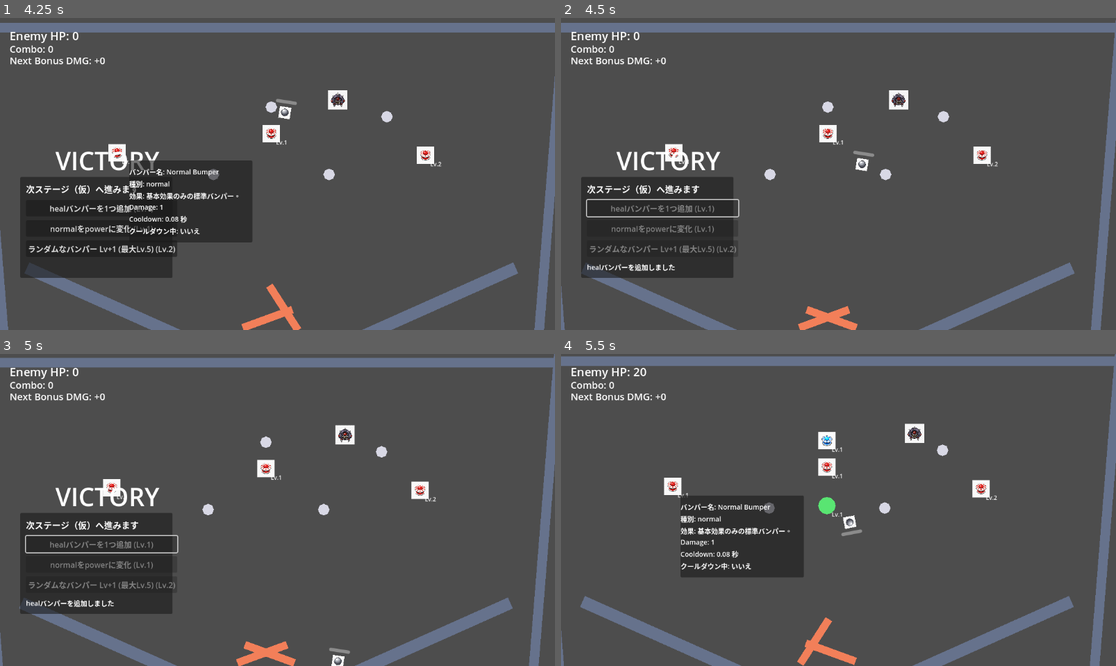
Above: before the commit, frames 1-4 (two rows, left to right).
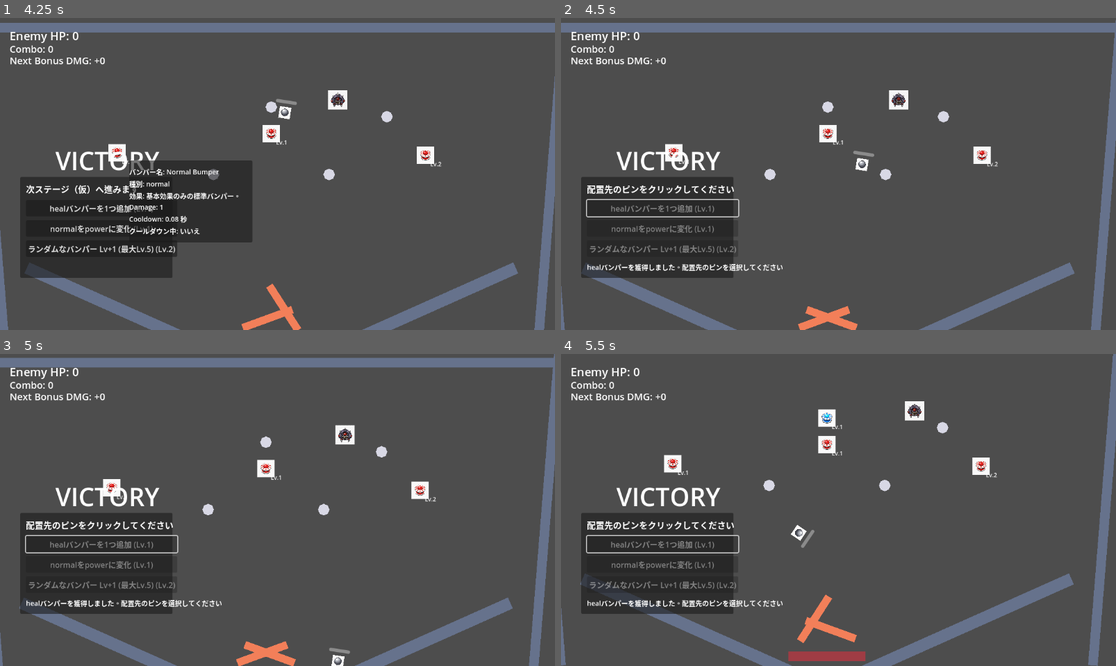
Above: after the commit, the same moments.

Repository: hamayu691-hamy/codex_godot
Game: Godot game, scene res://scenes/PinballBattleScene.tscn
Same seed, same stepped clock (60 frames per second), same inputs: the game is played once before the commit and once after it. The project has no main scene, so this scene is started directly.
Inputs (mouse positions are in pixels of both pictures, inside the frame that each line leads up to):
- Up to frame 1 (4.25 s): move the mouse to (116, 152) at 0.52 s; hold Right 0.53-1.25 s; tap K at 0.6, 3.6 s; click (116, 152) at 0.67 s; click "ランダムなバンパー Lv+1 (最大Lv.5) (Lv.1)" at 1.25 s; move the mouse to (288, 133) at 2.02 s; hold Left 2.03-2.78 s; tap B at 2.1 s; click (288, 133) at 2.17 s; move the mouse to (133, 152) at 2.77 s; hold R 2.78-3.53 s; hold Right from 2.78 s (still down); click (133, 152) at 2.92 s; move the mouse to (122, 152) at 3.52 s; click (122, 152) at 3.67 s
- Up to frame 2 (4.5 s): release Right at 4.25 s; click "healバンパーを1つ追加 (Lv.1)" at 4.25 s
- Up to frame 3 (5 s): no input
- Up to frame 4 (5.5 s): move the mouse to (672, 488) at 5.02 s; hold Left from 5.03 s (still down); tap B at 5.1 s; click (672, 488) at 5.17 s

Frame 1 is identical in both runs. In frame 2, 0.6% of the frame differs, in the area x 4-40%, y 53-82%; in frame 3, 0.6%; in frame 4, 22%, in the area x 0-100%, y 0-100%.
Error after the commit: Invalid call. Nonexistent function 'get_screen_to_world' in base 'Camera2D'. (res://scripts/gameplay/pinball_battle_scene.gd:823)

Commit message:
Allow mouse-selected pin replacement for bumper rewards

Diff:
--- a/scripts/gameplay/pinball_battle_scene.gd
+++ b/scripts/gameplay/pinball_battle_scene.gd
@@ -320,6 +320,8 @@
 var _reward_selected_this_victory: bool = false
 var _current_reward_options: Array[String] = []
 var _reward_levels: Dictionary = {}
+var _pending_reward_bumper_config: Dictionary = {}
+var _is_waiting_for_pin_replacement_selection: bool = false
 var _slow_effect_multiplier: float = 1.0
 var combo_count: int = 0
 var _next_enemy_hit_bonus_damage: int = 0
@@ -787,6 +789,48 @@
 	}
 	replace_pin_with_bumper(target_slot_id, power_bumper_config)
 
+
+func _unhandled_input(event: InputEvent) -> void:
+	if not _is_waiting_for_pin_replacement_selection:
+		return
+	if not (event is InputEventMouseButton):
+		return
+	var mouse_button_event: InputEventMouseButton = event
+	if not mouse_button_event.pressed or mouse_button_event.button_index != MOUSE_BUTTON_LEFT:
+		return
+
+	var clicked_pin: Pin = _find_replaceable_pin_at_position(mouse_button_event.position)
+	if clicked_pin == null:
+		return
+	if _pending_reward_bumper_config.is_empty():
+		return
+
+	var succeeded: bool = replace_pin_with_bumper(clicked_pin.slot_id, _pending_reward_bumper_config)
+	if not succeeded:
+		return
+
+	_is_waiting_for_pin_replacement_selection = false
+	_pending_reward_bumper_config = {}
+	reward_status_label.text = "バンパーを配置しました"
+	for button: Button in reward_option_buttons:
+		button.disabled = true
+	reward_header_label.text = "次ステージ（仮）へ進みます"
+	_start_next_battle_placeholder()
+	get_viewport().set_input_as_handled()
+
+
+func _find_replaceable_pin_at_position(screen_position: Vector2) -> Pin:
+	var world_position: Vector2 = game_camera.get_screen_to_world(screen_position)
+	for pin_node: Node in pins_root.get_children():
+		if not pin_node is Pin:
+			continue
+		var pin: Pin = pin_node
+		if not pin.replaceable or pin.occupied:
+			continue
+		if pin.global_position.distance_to(world_position) <= PIN_COLLISION_RADIUS:
+			return pin
+	return null
+
 func _physics_process(delta: float) -> void:
 	_update_camera_follow(delta)
 	if DEBUG_ENABLE_ENEMY_ZERO_HP_COMMAND:
@@ -1027,6 +1071,8 @@
 
 func _show_reward_panel() -> void:
 	_reward_selected_this_victory = false
+	_is_waiting_for_pin_replacement_selection = false
+	_pending_reward_bumper_config = {}
 	reward_panel.visible = true
 	reward_status_label.text = ""
 	_current_reward_options = REWARD_OPTION_IDS.duplicate()
@@ -1044,11 +1090,14 @@
 		return
 	_reward_selected_this_victory = true
 	var reward_id: String = _current_reward_options[button_index]
-	_apply_reward(reward_id)
+	var requires_pin_selection: bool = _apply_reward(reward_id)
 	_increment_reward_level(reward_id)
 	reward_status_label.text = _get_reward_result_text(reward_id)
 	for button: Button in reward_option_buttons:
 		button.disabled = true
+	if requires_pin_selection:
+		reward_header_label.text = "配置先のピンをクリックしてください"
+		return
 	reward_header_label.text = "次ステージ（仮）へ進みます"
 	_start_next_battle_placeholder()
 
@@ -1079,38 +1128,45 @@
 		"random_bumper_damage":
 			return "ランダムなバンパーのLvが1上がりました（最大Lv.%d）" % Bumper.MAX_LEVEL
 		"add_heal_bumper":
-			return "healバンパーを追加しました"
+			return "healバンパーを獲得しました。配置先のピンを選択してください"
 		"enhance_slow":
 			return "slowバンパー効果を強化しました"
 		_:
 			return "報酬を獲得しました"
 
-func _apply_reward(reward_id: String) -> void:
+func _apply_reward(reward_id: String) -> bool:
 	match reward_id:
 		"normal_to_power":
 			for config: Dictionary in bumper_configs:
 				if str(config.get("bumper_type", "normal")) == "normal":
 					config["bumper_type"] = "power"
-					return
+					return false
+			return false
 		"random_bumper_damage":
 			if bumper_configs.is_empty():
-				return
+				return false
 			var random_index: int = randi() % bumper_configs.size()
 			var selected_config: Dictionary = bumper_configs[random_index]
 			var current_level: int = int(selected_config.get("level", 1))
 			selected_config["level"] = mini(current_level + 1, Bumper.MAX_LEVEL)
 			bumper_configs[random_index] = selected_config
+			return false
 		"add_heal_bumper":
 			var heal_bumper_config: Dictionary = {
-				"position": Vector2(FIELD_CENTER_X, 320.0),
 				"level": 1,
 				"damage": 1,
 				"impulse_strength": 130.0,
 				"bumper_type": "heal",
+				"sprite_path": "res://gazou/banper_2.png",
+				"sprite_scale": BUMPER_SPRITE_SCALE,
 			}
-			bumper_configs.append(heal_bumper_config)
+			_pending_reward_bumper_config = heal_bumper_config
+			_is_waiting_for_pin_replacement_selection = true
+			return true
 		"enhance_slow":
 			_slow_effect_multiplier += 0.25
+			return false
+	return false
 
 func _start_next_battle_placeholder() -> void:
 	await get_tree().create_timer(0.8).timeout
@@ -1206,6 +1262,8 @@
 	victory_label.visible = false
 	game_over_label.visible = false
 	reward_panel.visible = false
+	_is_waiting_for_pin_replacement_selection = false
+	_pending_reward_bumper_config = {}
 	ball.visible = true
 	ball.freeze = false
 	for child: Node in bullets_root.get_children():
